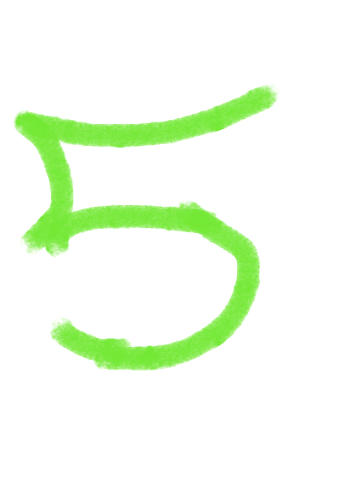
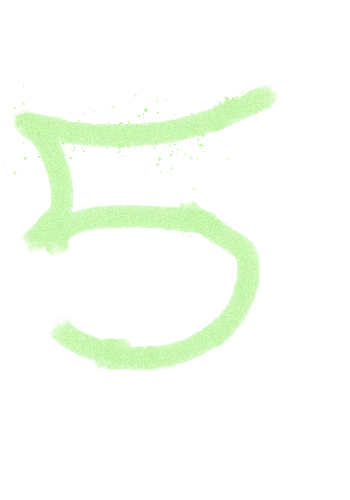
Comparing the layer stacks of the two 350px x 500px images. Changes:
removed layer "Layer 1 copy" over [13, 84, 281, 371]
showed "Layer 1", opacity 100% → 42%, painted on it, masked it over [5, 84, 281, 371]
